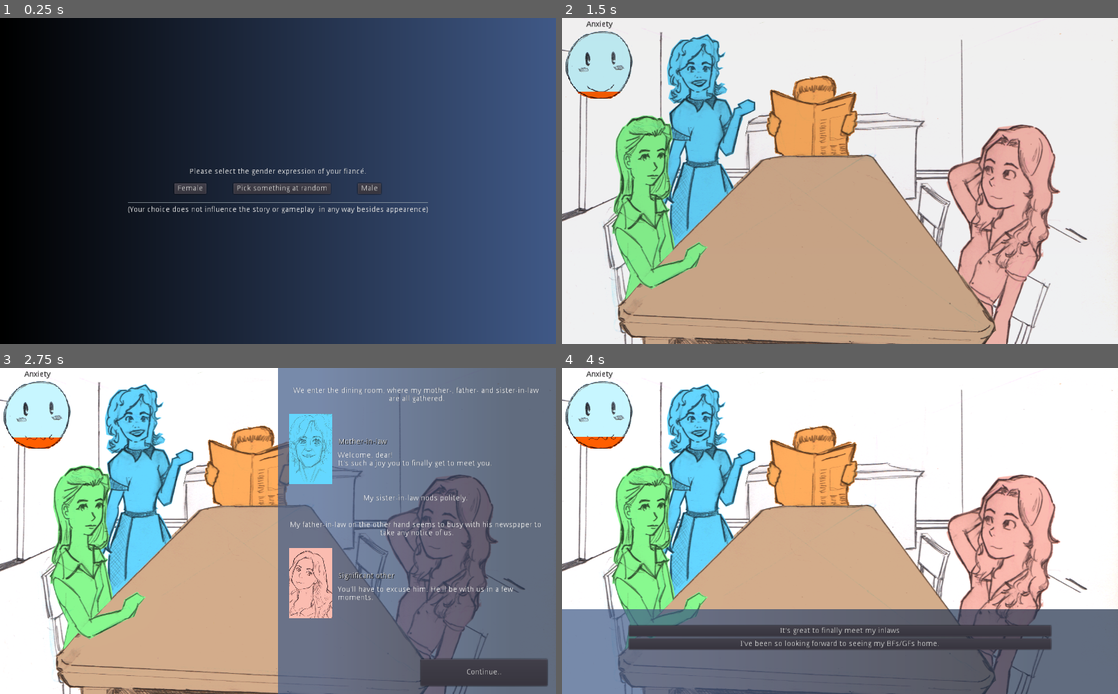
Above: before the commit, frames 1-4 (two rows, left to right).
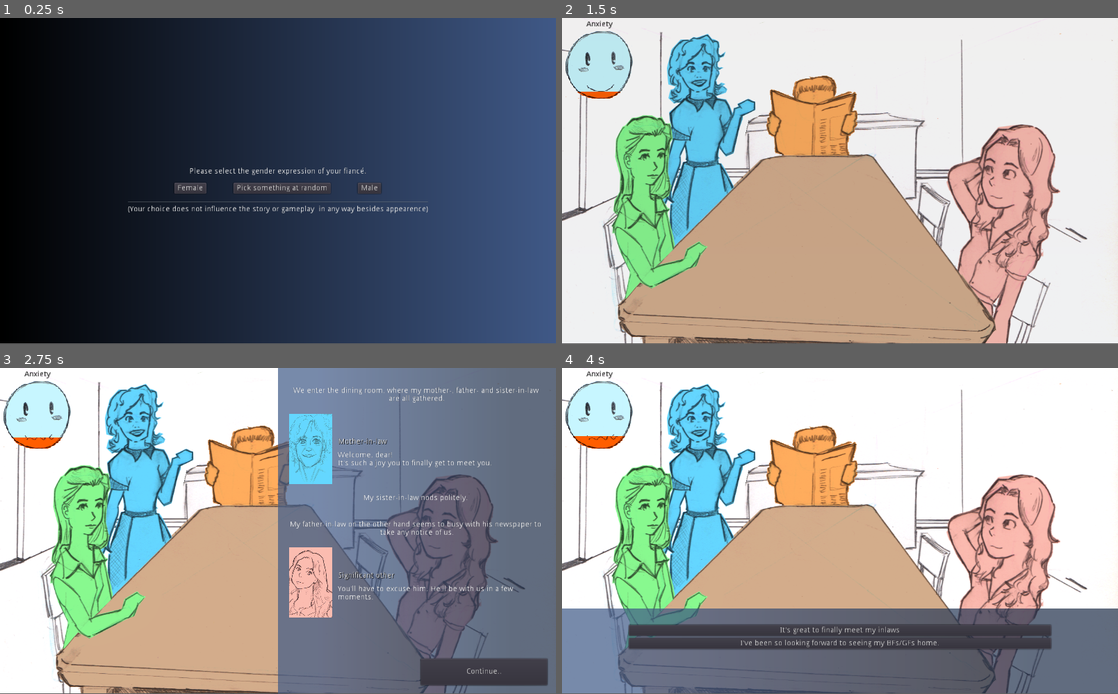
Above: after the commit, the same moments.

Repository: jordgubben/gw24-fam-andersson
Game: Godot game, scene res://Intro.tscn
The game is run twice, just before and just after one commit, with the same random seed, the same clock (stepped at 60 frames per second) and the same inputs. The engine's default icon, where the game draws it, is replaced by a stand-in: a white triangle on a blue panel in a dark square.
Inputs:
- Up to frame 1 (0.25 s): no input
- Up to frame 2 (1.5 s): click "Female" at 0.5 s
- Up to frame 3 (2.75 s): tap Enter at 2 s
- Up to frame 4 (4 s): click "Continue.." at 2.75 s; click "Continue.." at 3.5 s
The window is 800x469 before the commit and 800x468 after it. Grey fills any space a smaller window leaves; there, only what the larger window draws over its background counts as a difference.

The runs differ from the first frame. In frame 1, 0.9% of the frame differs, in the area x 18-100%, y 45-100%; in frame 2, 3.8%, in the area x 0-95%, y 2-100%; in frame 3, 3.4%; in frame 4, 3.4%.

Commit message:
Set window stretch aspect to 'keep'

Diff:
--- a/project.godot
+++ b/project.godot
@@ -26,7 +26,7 @@
 [display]
 
 window/stretch/mode="2d"
-window/stretch/aspect="expand"
+window/stretch/aspect="keep"
 
 [node]
 
